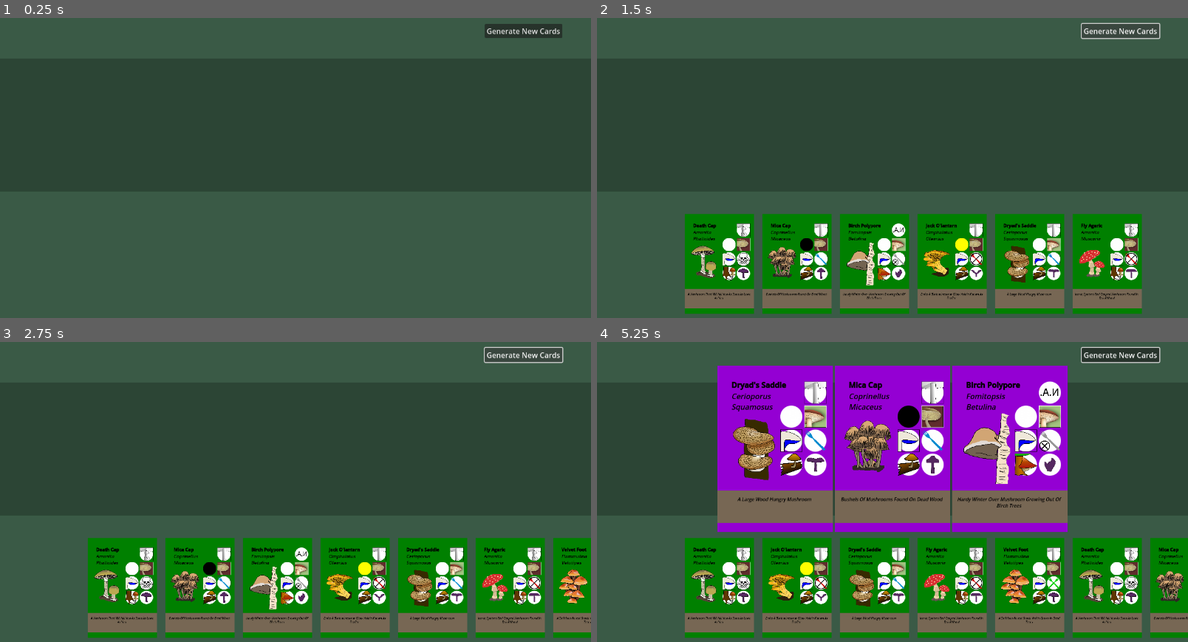
Above: before the commit, frames 1-4 (two rows, left to right).
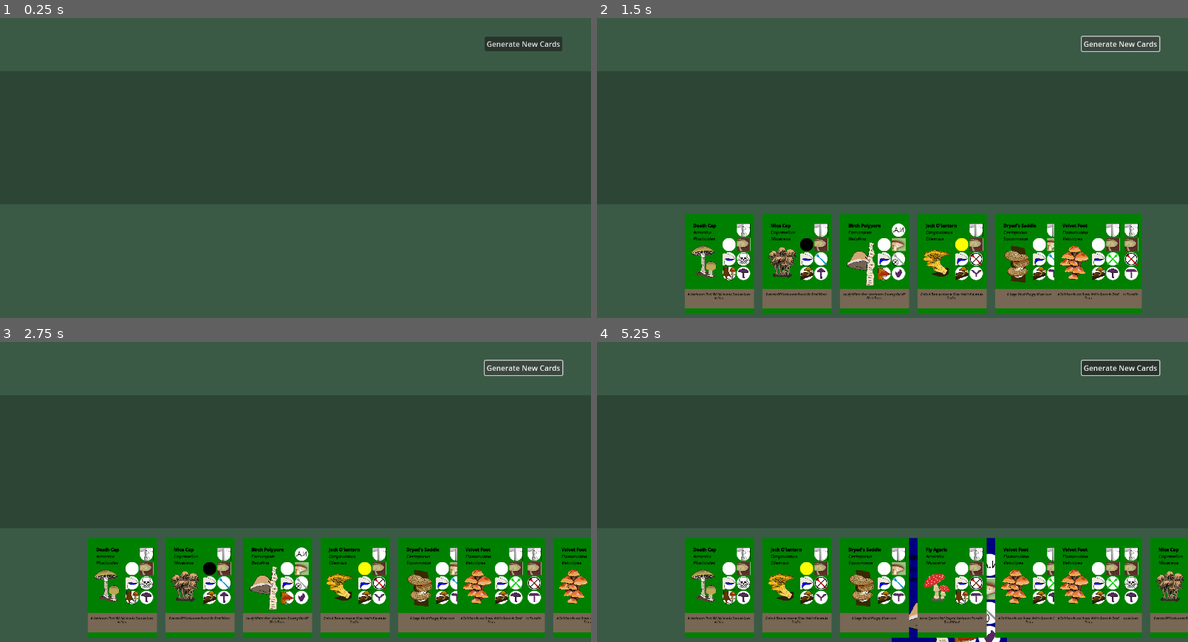
Above: after the commit, the same moments.

Repository: cyschneck/enoki-dokie
Game: Godot game, scene res://scenes/main.tscn
Same seed, same stepped clock (60 frames per second), same inputs: the game is played once before the commit and once after it.
Inputs (mouse positions are in pixels of both pictures, inside the frame that each line leads up to):
- Up to frame 1 (0.25 s): no input
- Up to frame 2 (1.5 s): click "Generate New Cards" at 0.5 s; click "Generate New Cards" at 1.25 s
- Up to frame 3 (2.75 s): click "Generate New Cards" at 2 s
- Up to frame 4 (5.25 s): tap Enter at 2.75 s; drag from (721, 588) to (874, 588) at 2.77 s; drag from (797, 588) to (951, 588) at 3.52 s; move the mouse to (797, 588) at 4.27 s; press the mouse at (797, 588) at 4.28 s; release the mouse at (797, 588) at 5 s; tap Space at 5 s; drag from (874, 588) to (1028, 588) at 5.02 s

The runs differ from the first frame. In frame 1, 1.1% of the frame differs, in the area x 82-96%, y 1-12%; in frame 2, 2.3%; in frame 3, 2.3%; in frame 4, 37%, in the area x 20-96%, y 1-100%.

Commit message:
only release on drop area

Diff:
--- a/enoki-dokie/scenes/card.tscn
+++ b/enoki-dokie/scenes/card.tscn
@@ -249,3 +249,5 @@
 [connection signal="gui_input" from="." to="." method="_on_gui_input"]
 [connection signal="mouse_entered" from="." to="." method="_on_mouse_entered"]
 [connection signal="mouse_exited" from="." to="." method="_on_mouse_exited"]
+[connection signal="area_entered" from="DropPointDetector" to="." method="_on_drop_point_detector_area_entered"]
+[connection signal="area_exited" from="DropPointDetector" to="." method="_on_drop_point_detector_area_exited"]
--- a/enoki-dokie/scenes/main.tscn
+++ b/enoki-dokie/scenes/main.tscn
@@ -8,7 +8,7 @@
 [ext_resource type="Script" path="res://scripts/hand_cards.gd" id="3_dhn5e"]
 
 [sub_resource type="RectangleShape2D" id="RectangleShape2D_7qnnk"]
-size = Vector2(1270, 288)
+size = Vector2(1280, 288)
 
 [node name="Main" type="Node2D"]
 
@@ -25,12 +25,6 @@
 size_flags_vertical = 3
 color = Color(0.228734, 0.353555, 0.275762, 1)
 metadata/_edit_lock_ = true
-
-[node name="MousePosition" type="Control" parent="MainCanvas"]
-layout_mode = 3
-anchors_preset = 0
-offset_right = 40.0
-offset_bottom = 40.0
 
 [node name="CardManager" type="Control" parent="MainCanvas" groups=["ui_layer"]]
 unique_name_in_owner = true
@@ -84,7 +78,6 @@
 
 [node name="Deck" type="Control" parent="MainCanvas/CardManager"]
 unique_name_in_owner = true
-visible = false
 z_index = 1
 layout_mode = 1
 anchors_preset = 3
@@ -109,21 +102,21 @@
 [node name="CardSlot" type="Control" parent="MainCanvas"]
 unique_name_in_owner = true
 layout_mode = 3
-anchors_preset = 0
-offset_top = 158.0
-offset_right = 40.0
-offset_bottom = 198.0
+anchors_preset = 14
+anchor_top = 0.5
+anchor_right = 1.0
+anchor_bottom = 0.5
+offset_top = -30.0
+offset_bottom = -30.0
+grow_horizontal = 2
+grow_vertical = 2
 
 [node name="CardSlotBackground" type="ColorRect" parent="MainCanvas/CardSlot"]
 custom_minimum_size = Vector2(1280, 288)
 layout_mode = 1
-anchors_preset = 14
-anchor_top = 0.5
+anchors_preset = 15
 anchor_right = 1.0
-anchor_bottom = 0.5
-offset_top = -20.0
-offset_right = 1240.0
-offset_bottom = 268.0
+anchor_bottom = 1.0
 grow_horizontal = 2
 grow_vertical = 2
 size_flags_horizontal = 3
@@ -132,12 +125,20 @@
 
 [node name="CardSlots" type="HBoxContainer" parent="MainCanvas/CardSlot/CardSlotBackground" groups=["ui_layer"]]
 layout_mode = 1
-anchors_preset = 15
+anchors_preset = -1
+anchor_top = -0.0833333
 anchor_right = 1.0
-anchor_bottom = 1.0
+anchor_bottom = 1.17708
+offset_left = 195.0
+offset_top = 42.0
+offset_right = 195.0
+offset_bottom = 42.0
 grow_horizontal = 2
 grow_vertical = 2
+scale = Vector2(0.7, 0.7)
+theme_override_constants/separation = 15
 alignment = 1
+metadata/_edit_use_anchors_ = true
 
 [node name="CardDropArea" type="Area2D" parent="MainCanvas/CardSlot/CardSlotBackground"]
 collision_layer = 2
@@ -152,9 +153,9 @@
 anchor_left = 1.0
 anchor_right = 1.0
 offset_left = -230.0
-offset_top = 83.0
+offset_top = 111.0
 offset_right = -62.0
-offset_bottom = 114.0
+offset_bottom = 142.0
 grow_horizontal = 0
 text = "Generate New Cards"
 script = ExtResource("2_xmf1o")
--- a/enoki-dokie/scripts/card.gd
+++ b/enoki-dokie/scripts/card.gd
@@ -36,6 +36,7 @@
 @onready var color: ColorRect = $BackgroundColor # temp
 @onready var drop_point_detector: Area2D = $DropPointDetector
 @onready var card_state_machine: CardStateMachine = $CardStateMachine as CardStateMachine
+@onready var targets: Array[Node] = []
 
 func _ready() -> void:
 	# set up card state machine
@@ -55,6 +56,13 @@
 
 func _on_mouse_exited() -> void:
 	card_state_machine.on_mouse_exited()
+
+func _on_drop_point_detector_area_entered(area: Area2D) -> void:
+	if not targets.has(area):
+		targets.append(area)
+
+func _on_drop_point_detector_area_exited(area: Area2D) -> void:
+	targets.erase(area)
 
 func set_features_on_card() -> void:
 	# set card features
--- a/enoki-dokie/scripts/card_manager.gd
+++ b/enoki-dokie/scripts/card_manager.gd
@@ -18,4 +18,3 @@
 
 func get_mushroom_data():
 	return cards
-###
--- a/enoki-dokie/scripts/card_states/card_dragging_state.gd
+++ b/enoki-dokie/scripts/card_states/card_dragging_state.gd
@@ -1,4 +1,8 @@
 extends CardState
+
+# min time to stay in drag time
+const DRAG_MIN_THRESHOLD := 0.05
+var min_drag_time_elapsed := false
 
 func enter() -> void:
 	# remove from hand while dragging
@@ -6,7 +10,13 @@
 	var ui_layer := get_tree().get_nodes_in_group("ui_layer")
 	card.reparent(ui_layer[0])
 
+	card.scale = Vector2(1, 1)
 	card.color.color = Color.NAVY_BLUE
+
+	# set min time to stay in dragging state
+	min_drag_time_elapsed = false
+	var threshold_timer := get_tree().create_timer(DRAG_MIN_THRESHOLD, false)
+	threshold_timer.timeout.connect(func(): min_drag_time_elapsed = true)
 
 func on_input(event: InputEvent) -> void:
 	var mouse_motion := event is InputEventMouseMotion # true when mouse is moving
@@ -22,6 +32,6 @@
 		var ui_layer := get_tree().get_nodes_in_group("ui_layer")
 		card.reparent(ui_layer[1])
 		transition_requested.emit(self, CardState.State.BASE)
-	if confirm:
+	if confirm and min_drag_time_elapsed:
 		get_viewport().set_input_as_handled()
 		transition_requested.emit(self, CardState.State.RELEASED)
--- a/enoki-dokie/scripts/card_states/card_released_state.gd
+++ b/enoki-dokie/scripts/card_states/card_released_state.gd
@@ -1,8 +1,24 @@
 extends CardState
 
+var card_played: bool
+
 func enter() -> void:
-	# reparent to "CardSlots" on release
+	card_played = false # card not yet played
+
+	if not card.targets.is_empty():
+		# contains a valid target
+		card.color.color = Color.DARK_MAGENTA
+		card_played = true # card played on a valid release spot
+
+		# reparent to "CardSlots" on release
+		var ui_layer := get_tree().get_nodes_in_group("ui_layer")
+		card.reparent(ui_layer[2])
+
+func on_input(_event: InputEvent) -> void:
+	if card_played:
+		return
+
+	# if card is not played
 	var ui_layer := get_tree().get_nodes_in_group("ui_layer")
-	card.reparent(ui_layer[2])
-
-	card.color.color = Color.DARK_VIOLET
+	card.reparent(ui_layer[1])
+	transition_requested.emit(self, CardState.State.BASE)
